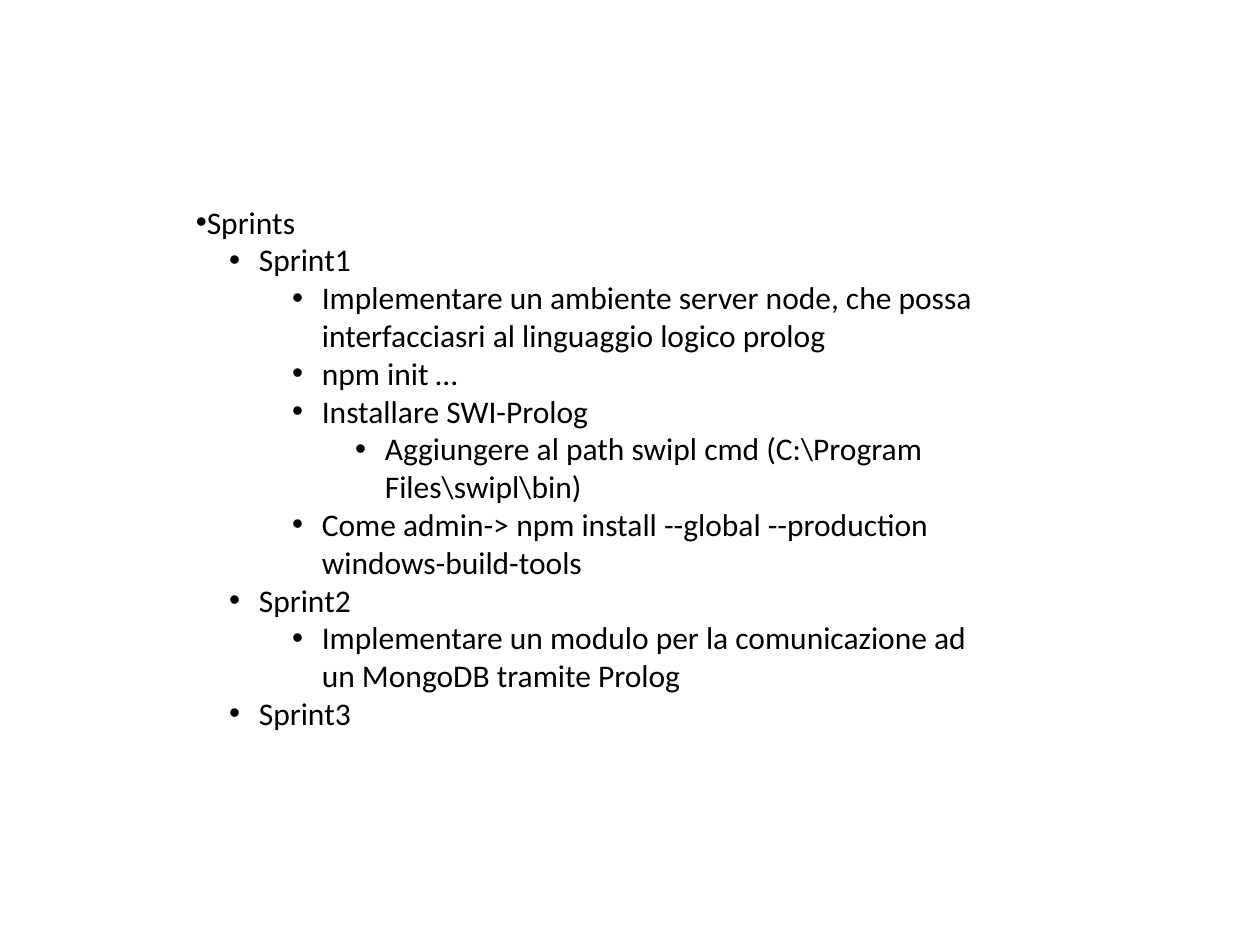
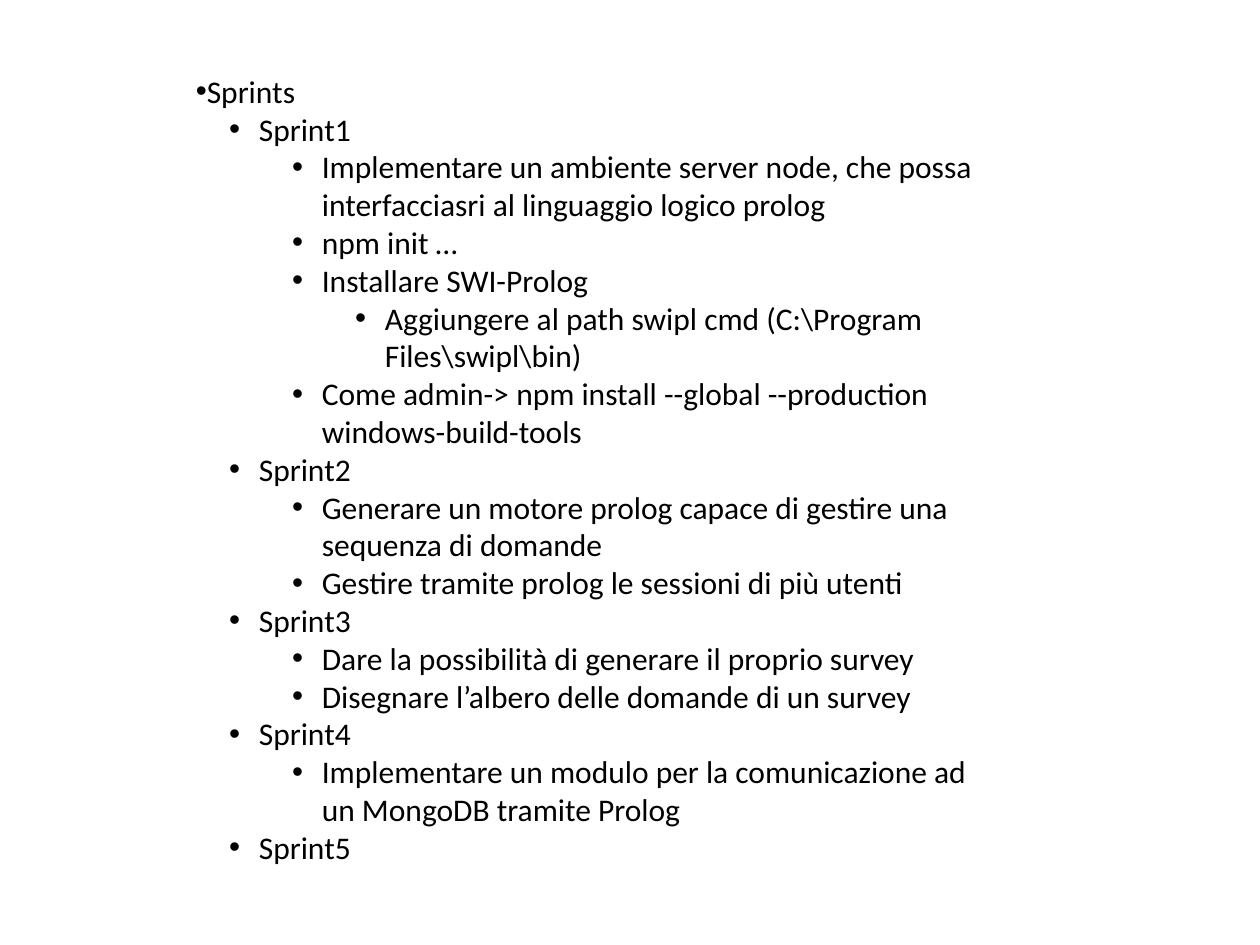
Before and after one commit to FerrariAndrea/Node-Prolog-SurveyEngine, a slide deck: slide 1 of Relazione.pptx. Drawn at 1260x945 pixels with LibreOffice and Linux fonts; fonts in the diff are those of the drawing. Boxes give left, top, right and bottom in pixels: in the first picture for what was removed or moved away, otherwise in the second. Text is boxed around its words. In the diff, an @@ line names an element or a change of style, - is before the commit and + after.

Commit message:
add graph draw of prolog answer

```diff
--- a/Relazione.pptx
+++ b/Relazione.pptx
@@ text "Sprints": place and size @@
-text "Sprints" at (207, 212, 972, 730)
+text "Sprints" at (207, 81, 972, 864)
@@ text at (259, 497, 947, 750): paragraphs added @@
+    • Generare un motore prolog capace di gestire una sequenza di domande
+    • Gestire tramite prolog le sessioni di più utenti
+  • Sprint3
+    • Dare la possibilità di generare il proprio survey
+    • Disegnare l’albero delle domande di un survey
+  • Sprint4
@@ text at (259, 837, 351, 864): text changed @@
-  • Sprint3
+  • Sprint5
```
Also in this commit, not shown: 1 slide added, 14 other files.
